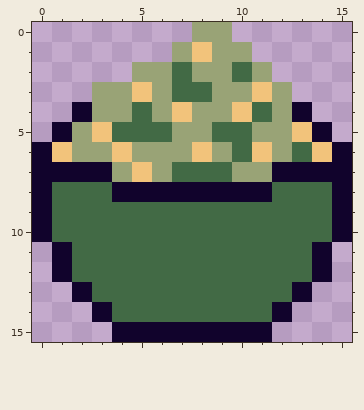
Pixel-art file: art/cooking/zombie-stew.aseprite. Above: the version before the commit.
16x16 pixels, 1 frame.
After:
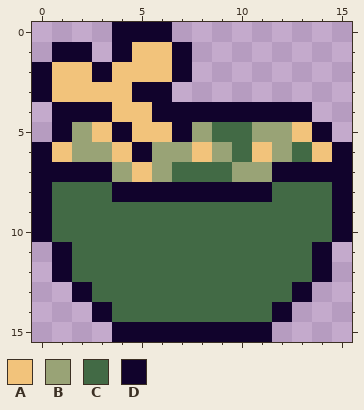
Palette (. is transparent): A #f2c37b  B #99a376  C #426a45  D #11032c
Edits made:
Colour A is added in row 1 at x 5 to 6; in row 2 at x 1 to 2 and 4; in row 3 at x 1 to 2.
Colour A replaces colour B in row 2 at x 5 to 6; in row 3 at x 3 to 4; in row 4 at x 4.
Colour A replaces colour C in row 4 at x 5; in row 5 at x 5 to 6.
Colour D is added in row 0 at x 4 to 6; in row 1 at x 1 to 2 and 4; in row 2 at x 0 and 3; in row 3 at x 0; in row 4 at x 1.
Colour D replaces colour A in row 3 at x 5; in row 4 at x 7 and 10.
Colour D replaces colour B in row 1 at x 7; in row 3 at x 6; in row 4 at x 3, 6, 8 to 9 and 12; in row 5 at x 7; in row 6 at x 5.
Colour D replaces colour C in row 2 at x 7; in row 4 at x 11; in row 5 at x 4.
Colour A is removed in row 1 at x 8; in row 3 at x 11.
Colour B is removed in row 0 at x 8 to 9; in row 1 at x 9 to 10; in row 2 at x 8 to 9 and 11; in row 3 at x 9 to 10 and 12.
Colour C is removed in row 2 at x 10; in row 3 at x 7 to 8.
